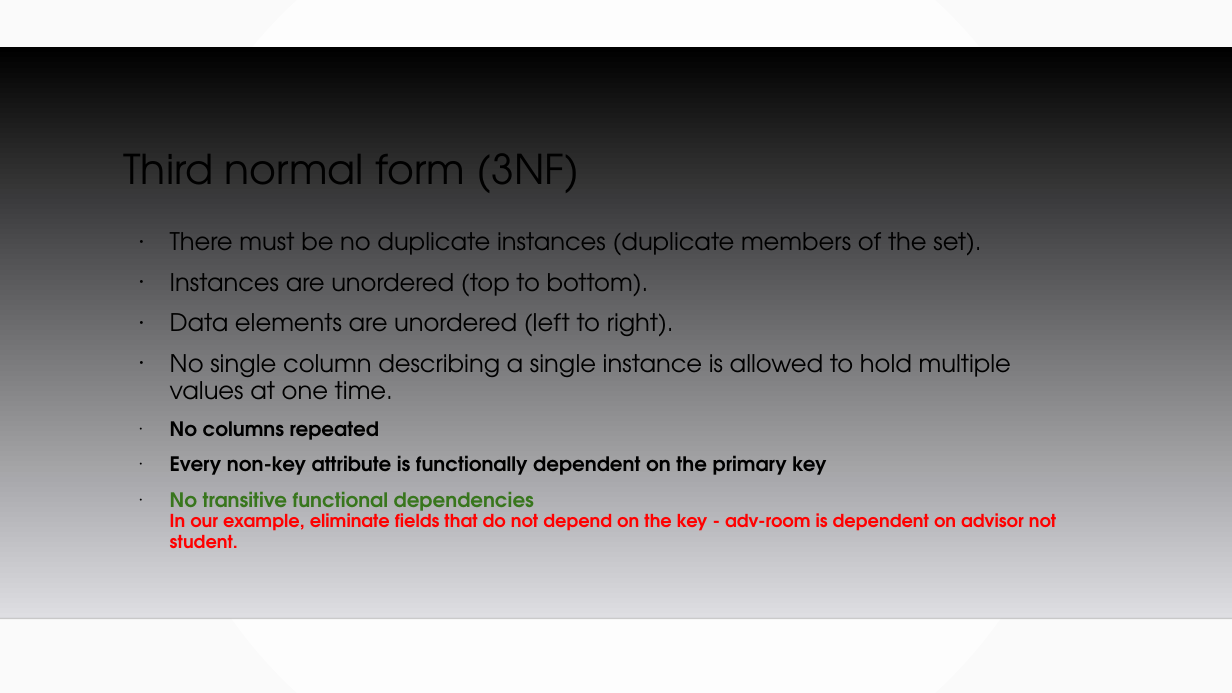
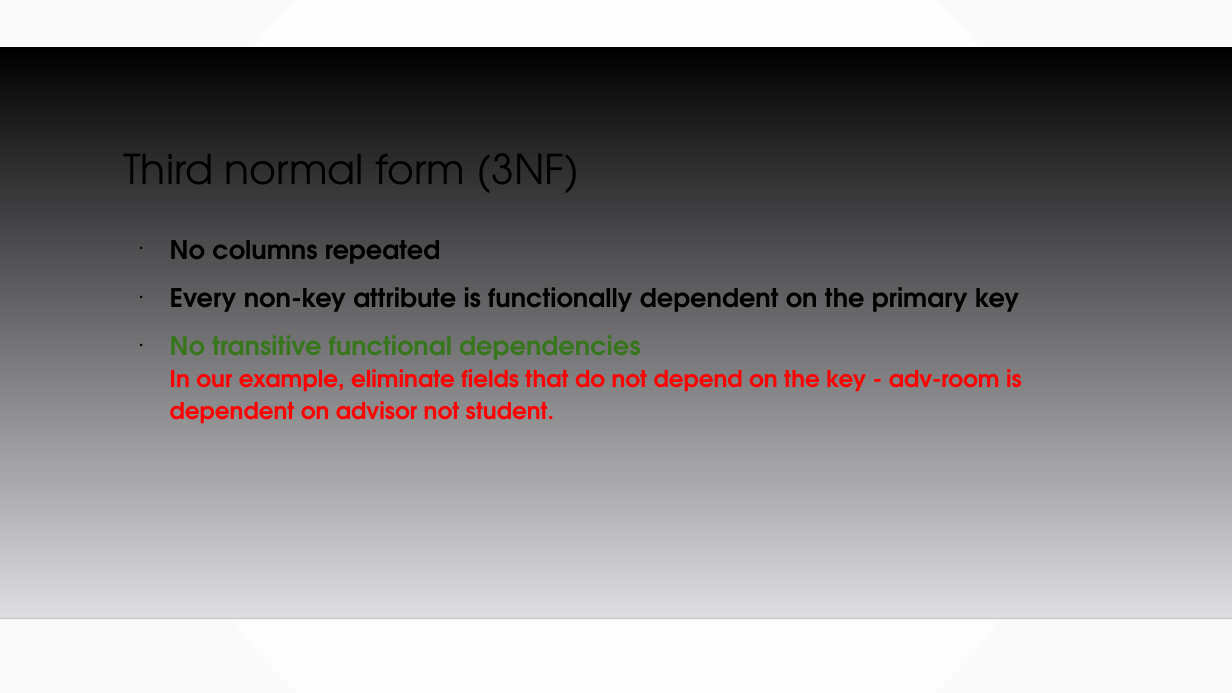
Before and after one commit to MGIS-UMN/GIS5577_week3, a slide deck: slide 28 of Database_Management.odp. Drawn at 1232x693 pixels with LibreOffice and Linux fonts; fonts in the diff are those of the drawing; background and template pictures are left out. Boxes give left, top, right and bottom in pixels: in the first picture for what was removed or moved away, otherwise in the second. Text is boxed around its words. In the diff, an @@ line names an element or a change of style, - is before the commit and + after.

```diff
--- a/Database_Management.odp
+++ b/Database_Management.odp
@@ text "No columns repeated" at <box>170,240,1022,423</box>: size 15.5 to 20 pt in "No columns repeated", "Every non-key attribute is functionally dependent on ...", "No transitive functional dependencies"; size 13.9 to 18 pt in "In our example, eliminate fields that do ..."; line spacing 0.95 to 1.15 @@
@@ text at <box>170,232,1011,399</box>: paragraphs removed @@
-• There must be no duplicate instances (duplicate members of the set).
-• Instances are unordered (top to bottom).
-• Data elements are unordered (left to right).
-• No single column describing a single instance is allowed to hold multiple values at one time.
```
Also in this commit, not shown: 2 other slides changed, 2 other files.
